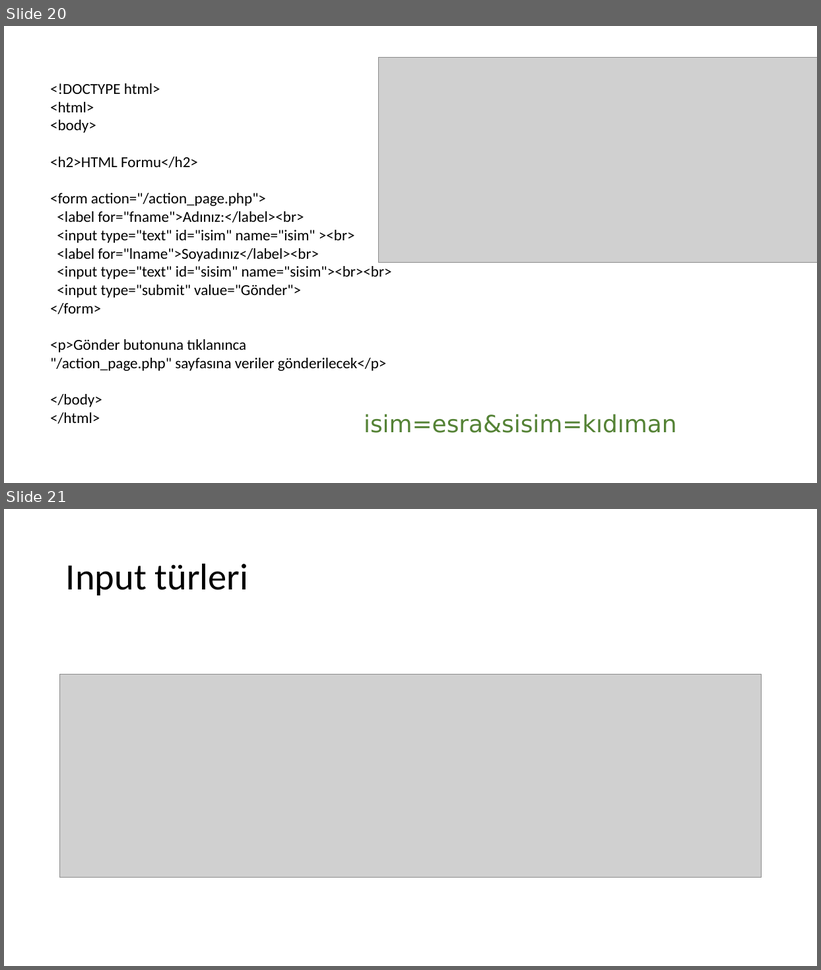
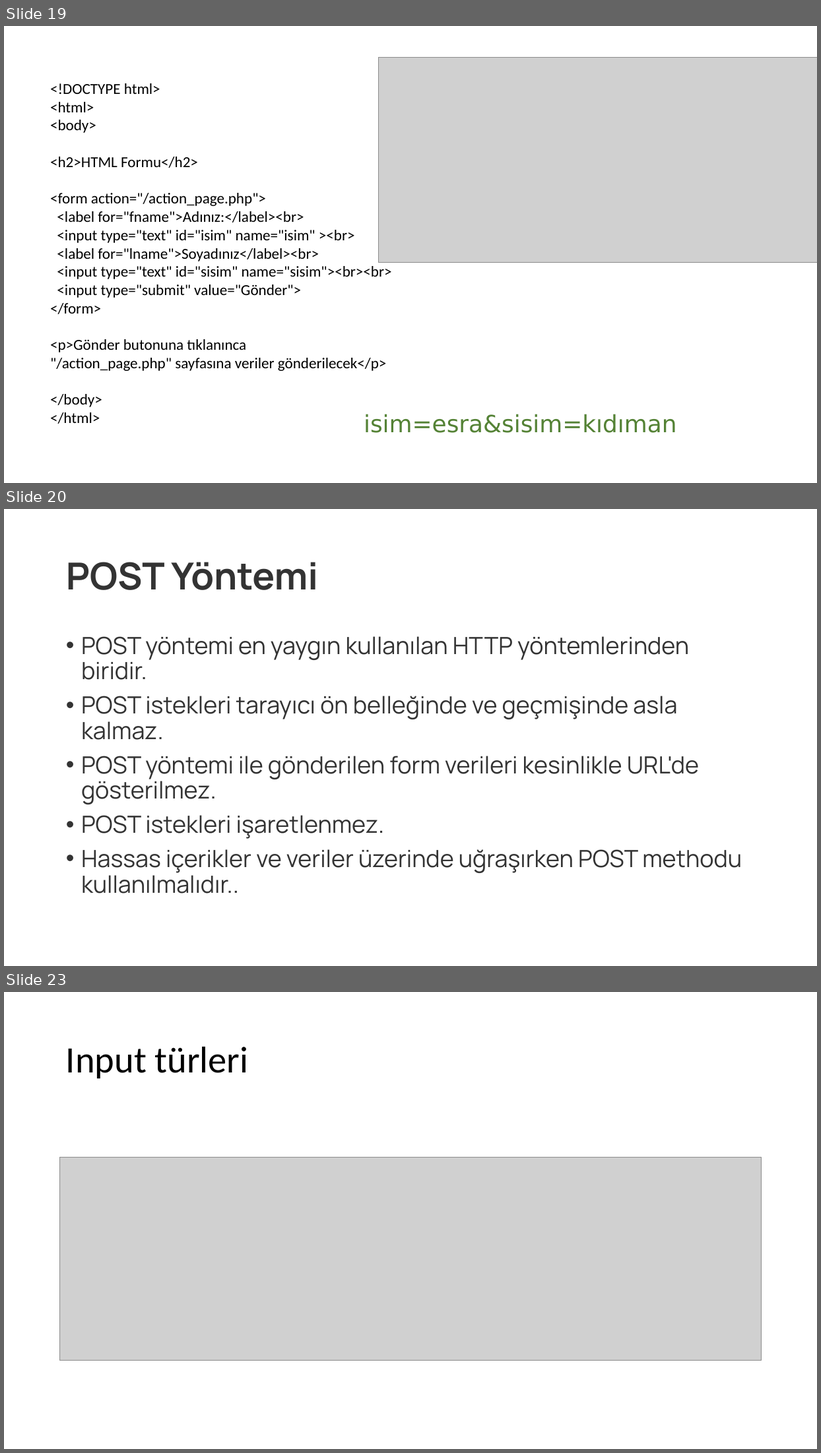
Before and after one commit to esrakidiman1/web, a slide deck: hafta4.pptx. Shown one above the other, each under a label of ours: slides 20 and 21 before the commit, slides 19, 20 and 23 after it; the slides between them are not shown. The pictures are 821x970 and 821x1453 pixels, drawn with LibreOffice and Linux fonts; fonts in the diff are those of the drawing; grey boxes stand for pictures. Boxes give left, top, right and bottom in pixels: in the first picture for what was removed or moved away, otherwise in the second. Text is boxed around its words. In the diff, an @@ line names an element or a change of style, - is before the commit and + after.

```diff
--- a/hafta4.pptx
+++ b/hafta4.pptx
@@ slide 20 added at (4,509,817,966), background #FFFFFF @@
@@ title added at (66,562,318,590), 44 pt, text #333333, bold @@
+POST Yöntemi
@@ text added at (81,636,742,894), 28 pt, text #333333 @@
+• POST yöntemi en yaygın kullanılan HTTP yöntemlerinden biridir.
+• POST istekleri tarayıcı ön belleğinde ve geçmişinde asla kalmaz.
+• POST yöntemi ile gönderilen form verileri kesinlikle URL'de gösterilmez.
+• POST istekleri işaretlenmez.
+• Hassas içerikler ve veriler üzerinde uğraşırken POST methodu kullanılmalıdır..
@@ what was slide 20 is now slide 19 @@
@@ what was slide 21 is now slide 23 @@
```
Also in this commit, not shown: 1 slide changed, 1 other slide added.
